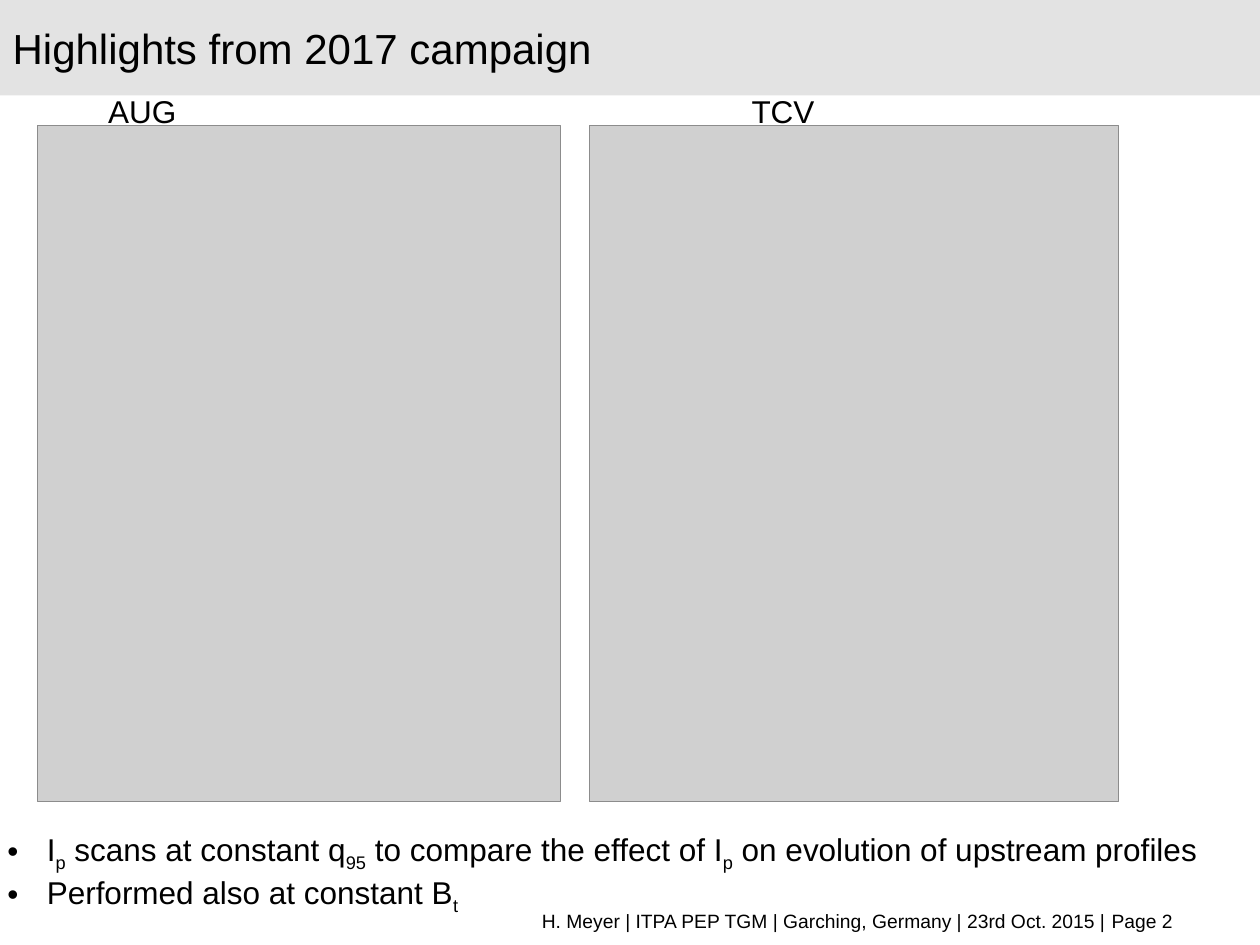
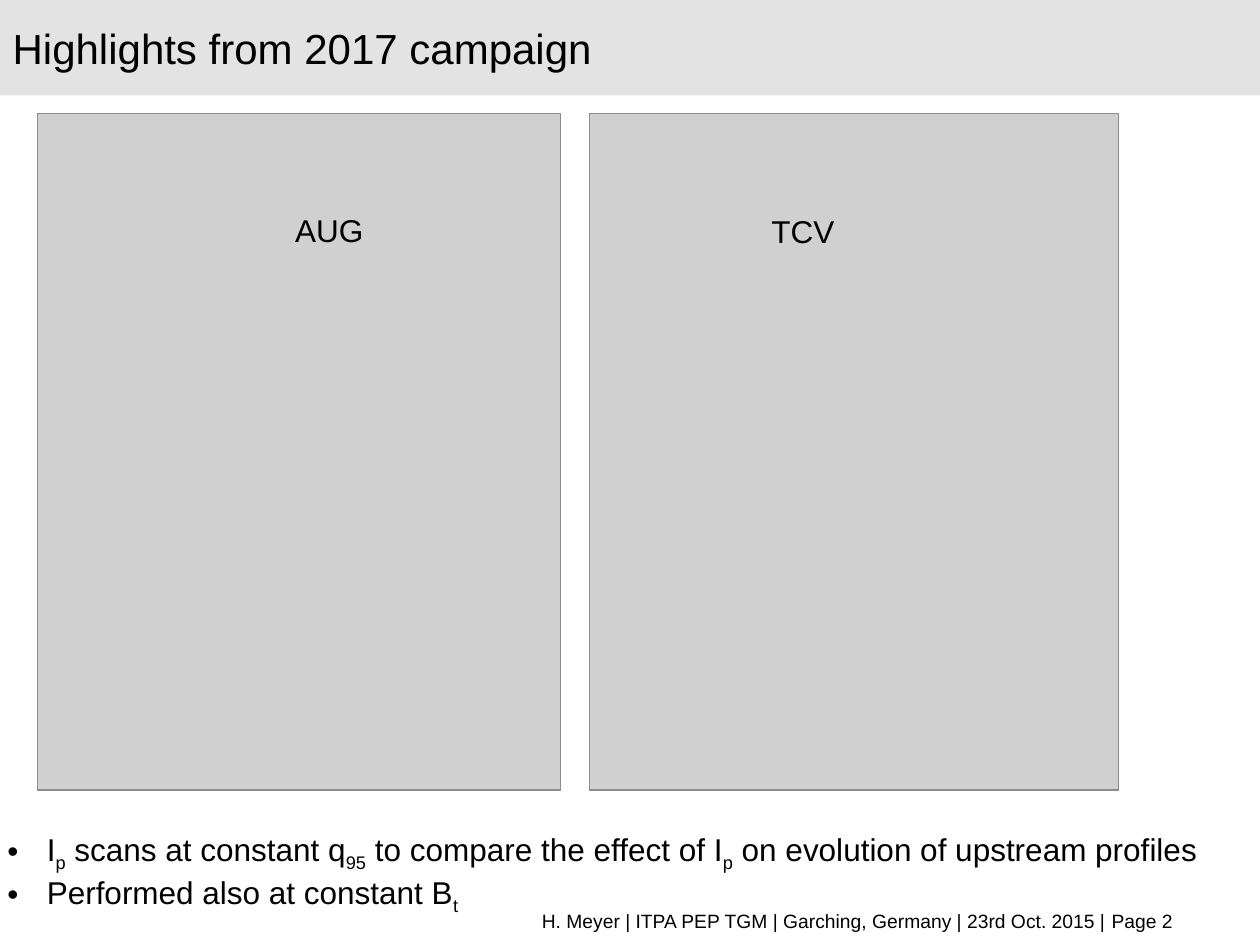
Before and after one commit to nrnishta/topic21, a slide deck: slide 2 of Meetings/MST1_highlights_topic21.pptx. Drawn at 1260x945 pixels with LibreOffice and Linux fonts; fonts in the diff are those of the drawing; grey boxes stand for pictures; background and template pictures are left out. Boxes give left, top, right and bottom in pixels: in the first picture for what was removed or moved away, otherwise in the second. Text is boxed around its words. In the diff, an @@ line names an element or a change of style, - is before the commit and + after.

```diff
--- a/Meetings/MST1_highlights_topic21.pptx
+++ b/Meetings/MST1_highlights_topic21.pptx
@@ picture: place and size @@
-picture at (38,125,561,801)
+picture at (38,113,561,790)
@@ picture: place and size @@
-picture at (590,125,1119,801)
+picture at (590,113,1119,790)
@@ text "AUG" rewrapped from (108,101,176,129) to (295,220,363,243) @@
@@ text "TCV" rewrapped from (752,101,815,129) to (771,221,834,244) @@
```
Also in this commit, not shown: 2 other slides changed.
